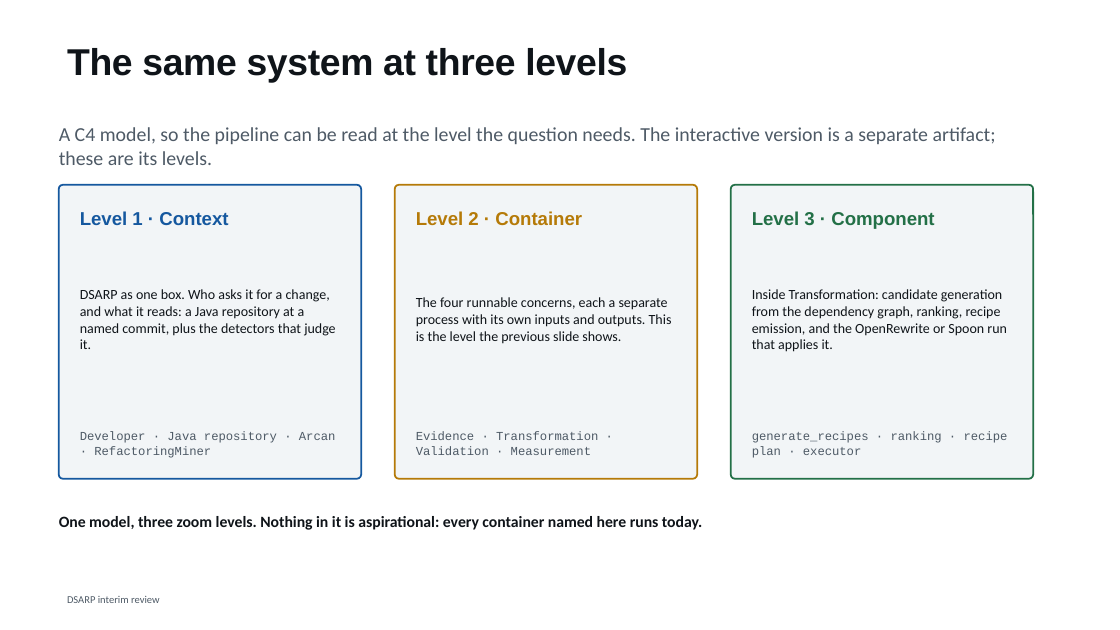
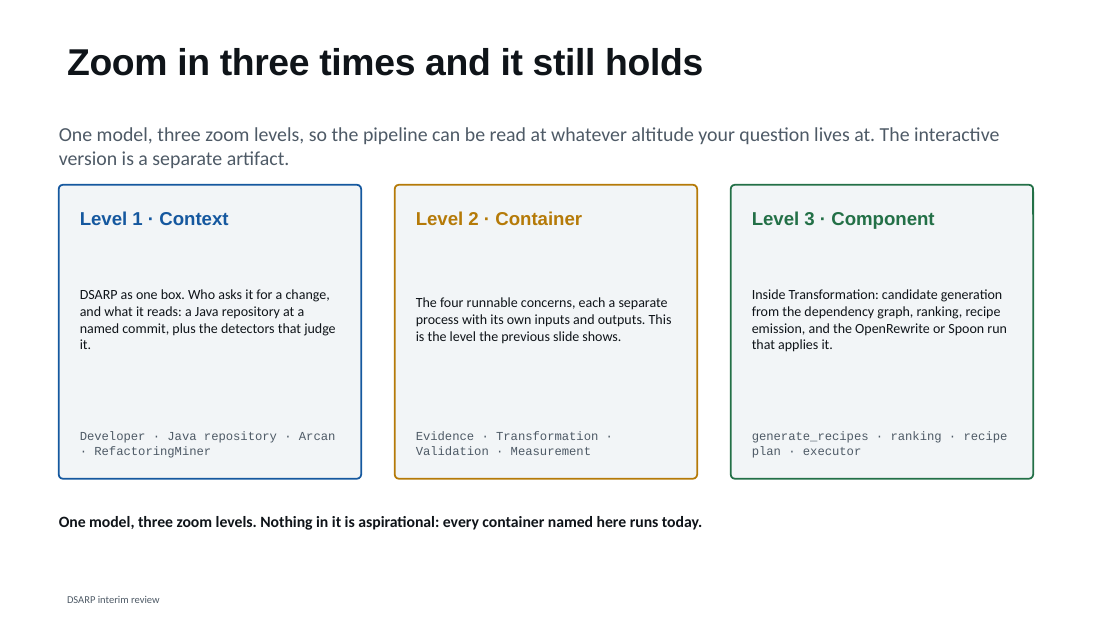
Before and after one commit to shimoriki/DSARPProject, a slide deck: slide 8 of docs/DSARP_interim_review.pptx (slide 7 before the commit). Drawn at 1120x630 pixels with LibreOffice and Linux fonts; fonts in the diff are those of the drawing. Boxes give left, top, right and bottom in pixels: in the first picture for what was removed or moved away, otherwise in the second. Text is boxed around its words. In the diff, an @@ line names an element or a change of style, - is before the commit and + after.

```diff
--- a/docs/DSARP_interim_review.pptx
+++ b/docs/DSARP_interim_review.pptx
@@ title at [67,48,703,76]: text changed @@
-The same system at three levels
+Zoom in three times and it still holds
@@ text at [59,127,999,168]: text changed @@
-A C4 model, so the pipeline can be read at the level the question needs. The interactive version is a separate artifact; these are its levels.
+One model, three zoom levels, so the pipeline can be read at whatever altitude your question lives at. The interactive version is a separate artifact.
```
Also in this commit, not shown: 35 other slides changed, 2 slides added, 3 other files.
